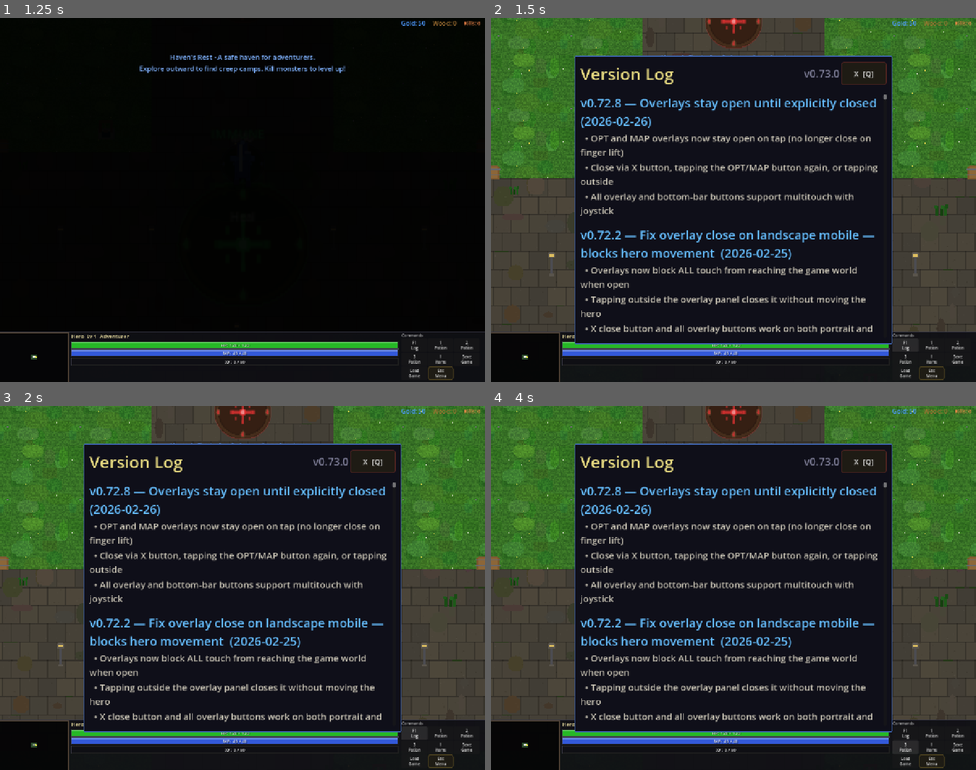
Above: before the commit, frames 1-4 (two rows, left to right).
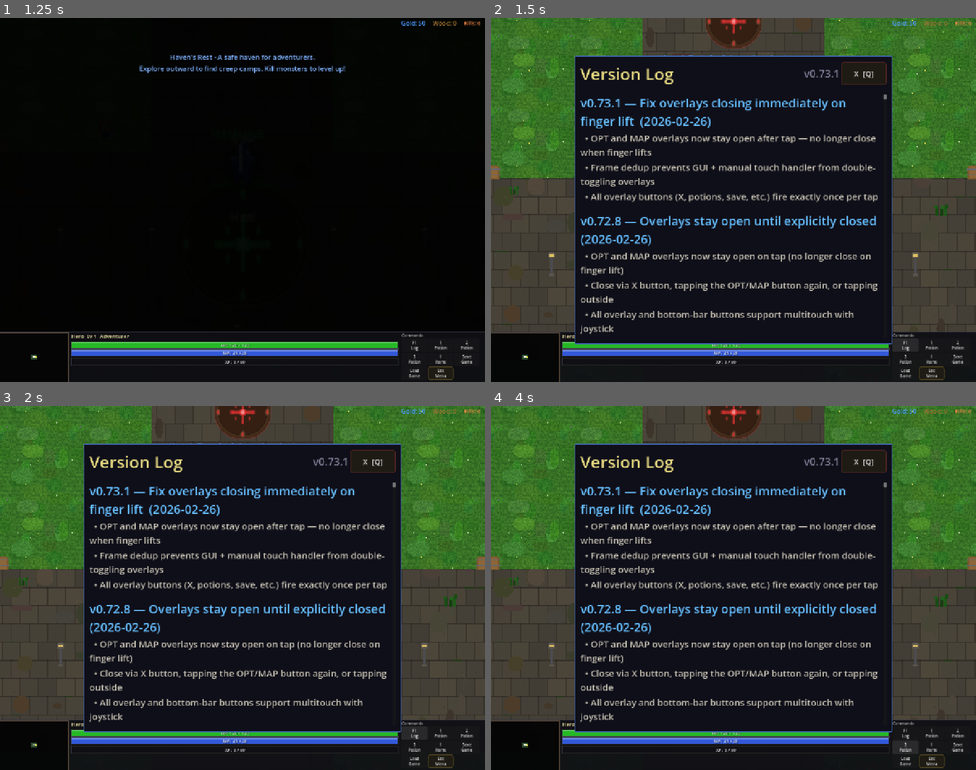
Above: after the commit, the same moments.

Repository: slxny/legends-open-rpg
Game: Godot game, scene res://scenes/main.tscn
The game is run twice, just before and just after one commit, with the same random seed, the same clock (stepped at 60 frames per second) and the same inputs.
Inputs (mouse positions are in pixels of both pictures, inside the frame that each line leads up to):
- Up to frame 1 (1.25 s): tap Enter at 0.5 s; move the mouse to (218, 272) at 0.52 s; hold W (move_up) from 0.53 s (still down); hold Space (attack) from 0.53 s (still down); click (218, 272) at 0.67 s
- Up to frame 2 (1.5 s): release W (move_up) at 1.25 s; release Space (attack) at 1.25 s; click "F1 Log" at 1.25 s
- Up to frame 3 (2 s): no input
- Up to frame 4 (4 s): click "1 Potion" at 2 s; click "2 Potion" at 2.75 s; click "3 Potion" at 3.5 s

Frame 1 is identical in both runs. In frame 2, 8.6% of the frame differs, in the area x 18-80%, y 14-87%; in frame 3, 8.6%; in frame 4, 8.6%.
Error in both runs: Invalid assignment of property or key '_mobile_potion_btns' with value of type 'Array' on a base object of type 'CharacterBody2D (player.gd)'. (res://scenes/ui…

Commit message:
Fix overlays closing immediately on finger lift (v0.73.1)
Godot GUI processes touch BEFORE _input(), so the Button's pressed
signal fires first, then our manual _input() handler fires second —
double-toggling the overlay open then closed in the same frame.
Fix: frame-based dedup in both toggle functions and _press_button_at
so each action fires exactly once per frame regardless of source.

Co-Authored-By: Claude Opus 4.6 <noreply@anthropic.com>

Diff:
--- a/scenes/ui/changelog_dialog.gd
+++ b/scenes/ui/changelog_dialog.gd
@@ -9,9 +9,19 @@
 var _is_visible: bool = false
 var _is_mobile: bool = false
 
-const GAME_VERSION := "v0.73.0"
+const GAME_VERSION := "v0.73.1"
 
 const CHANGELOG: Array[Dictionary] = [
+	{
+		"version": "v0.73.1",
+		"title": "Fix overlays closing immediately on finger lift",
+		"date": "2026-02-26",
+		"entries": [
+			"OPT and MAP overlays now stay open after tap — no longer close when finger lifts",
+			"Frame dedup prevents GUI + manual touch handler from double-toggling overlays",
+			"All overlay buttons (X, potions, save, etc.) fire exactly once per tap",
+		]
+	},
 	{
 		"version": "v0.72.8",
 		"title": "Overlays stay open until explicitly closed",
--- a/scenes/ui/hud.gd
+++ b/scenes/ui/hud.gd
@@ -59,6 +59,8 @@
 var _opt_btn: Button = null  # OPT button ref for multitouch
 var _map_tap_btn: Button = null  # MAP tap button ref for multitouch
 var _overlay_open_touch_index: int = -1  # Finger that opened an overlay (ignore its release)
+var _last_cmd_toggle_frame: int = -1  # Dedup: prevent double-toggle in same frame
+var _last_map_toggle_frame: int = -1
 
 func _ready() -> void:
 	_detect_mobile()
@@ -371,6 +373,12 @@
 	add_child(_cmd_overlay)
 
 func _toggle_cmd_overlay() -> void:
+	# Dedup: GUI pressed signal + _input() can both fire in the same frame
+	var frame = Engine.get_process_frames()
+	if frame == _last_cmd_toggle_frame:
+		return
+	_last_cmd_toggle_frame = frame
+
 	# Close MAP overlay if open
 	if _map_overlay and _map_overlay_visible:
 		_map_overlay_visible = false
@@ -453,6 +461,12 @@
 	add_child(_map_overlay)
 
 func _toggle_map_overlay() -> void:
+	# Dedup: GUI pressed signal + _input() can both fire in the same frame
+	var frame = Engine.get_process_frames()
+	if frame == _last_map_toggle_frame:
+		return
+	_last_map_toggle_frame = frame
+
 	# Close CMD overlay if open
 	if _cmd_overlay and _cmd_overlay_visible:
 		_cmd_overlay_visible = false
@@ -633,10 +647,14 @@
 	get_viewport().set_input_as_handled()
 
 ## Recursively find and press the Button under a touch position (for multitouch).
+## Uses meta to dedup so first-finger GUI press + our manual emit don't double-fire.
 func _press_button_at(container: Control, pos: Vector2) -> bool:
+	var frame = Engine.get_process_frames()
 	for child in container.get_children():
 		if child is Button and child.is_visible_in_tree() and child.get_global_rect().has_point(pos):
-			child.pressed.emit()
+			if child.get_meta("_last_press_frame", -1) != frame:
+				child.set_meta("_last_press_frame", frame)
+				child.pressed.emit()
 			return true
 		if child is Control and _press_button_at(child, pos):
 			return true
